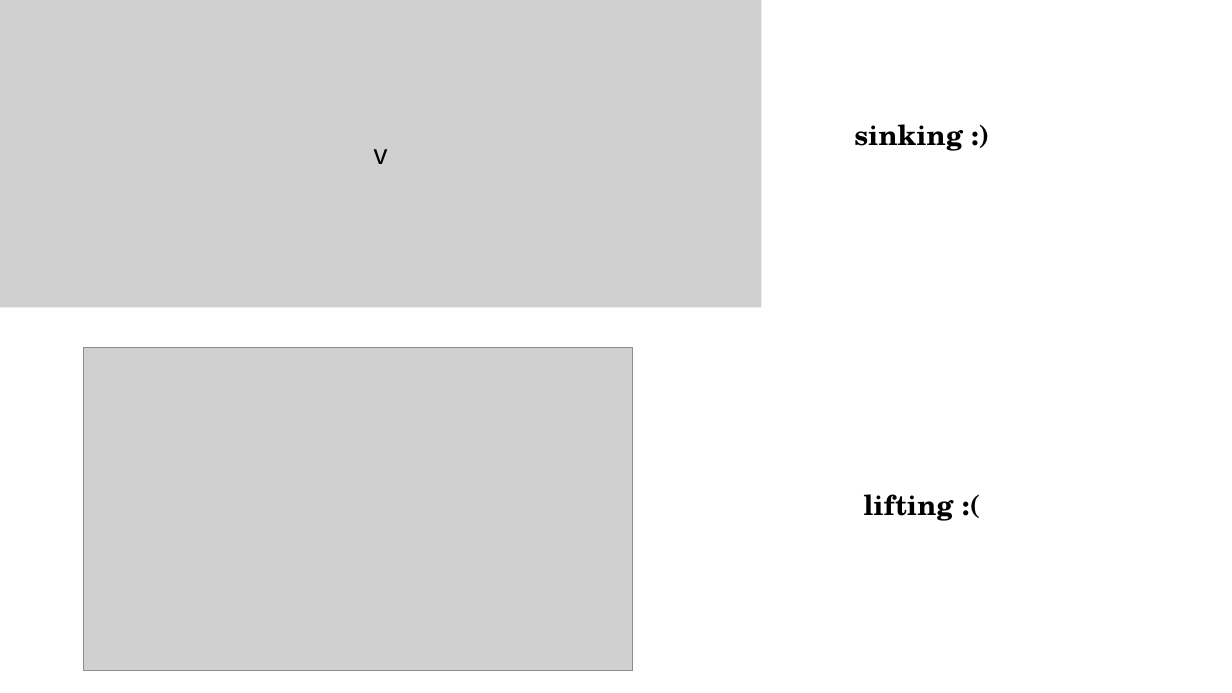
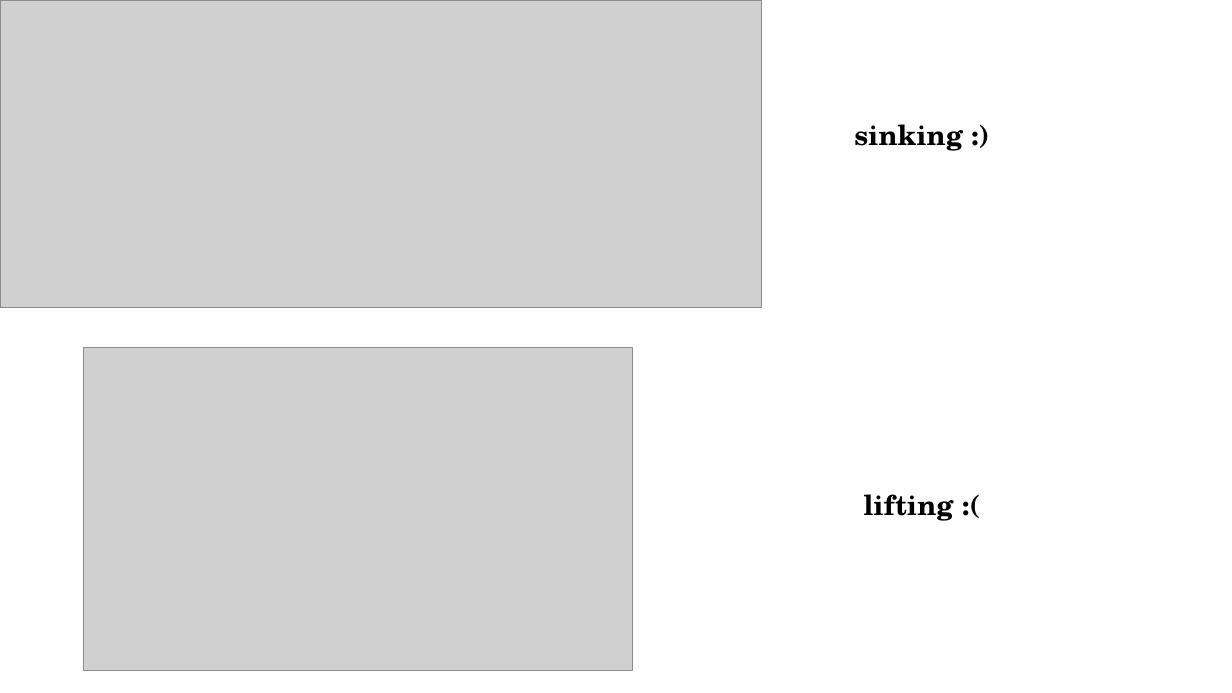
Before and after one commit to thenerdmix/vdsp, a slide deck: slide 24 of presentation/Untitled 1.odp (slide 4 before the commit). Drawn at 1232x693 pixels with LibreOffice and Linux fonts; fonts in the diff are those of the drawing; grey boxes stand for pictures. Boxes give left, top, right and bottom in pixels: in the first picture for what was removed or moved away, otherwise in the second. Text is boxed around its words. In the diff, an @@ line names an element or a change of style, - is before the commit and + after.

```diff
--- a/presentation/Untitled 1.odp
+++ b/presentation/Untitled 1.odp
@@ text in picture at box(374, 149, 388, 164): text removed @@
-v
```
Also in this commit, not shown: 2 other slides changed, 23 slides added, 1 slide removed, 9 other files.
